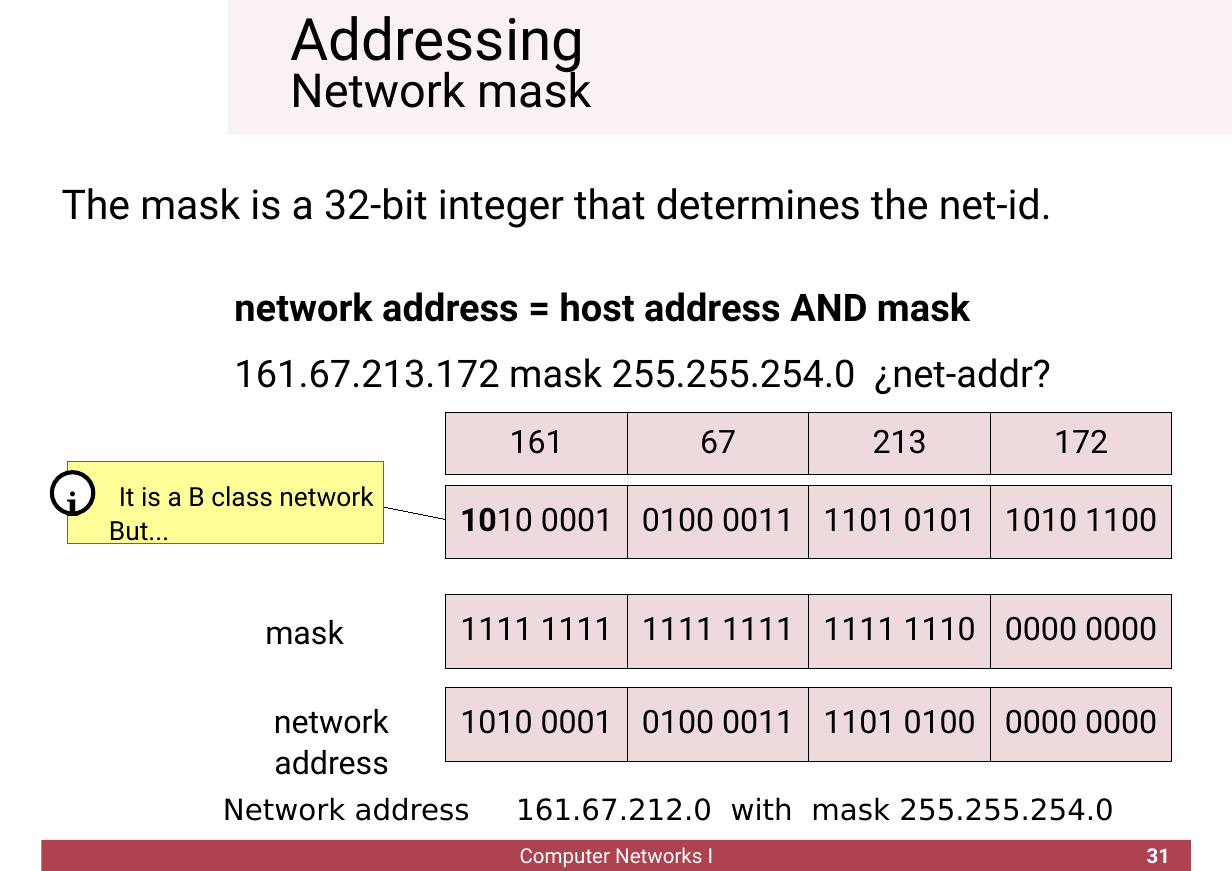
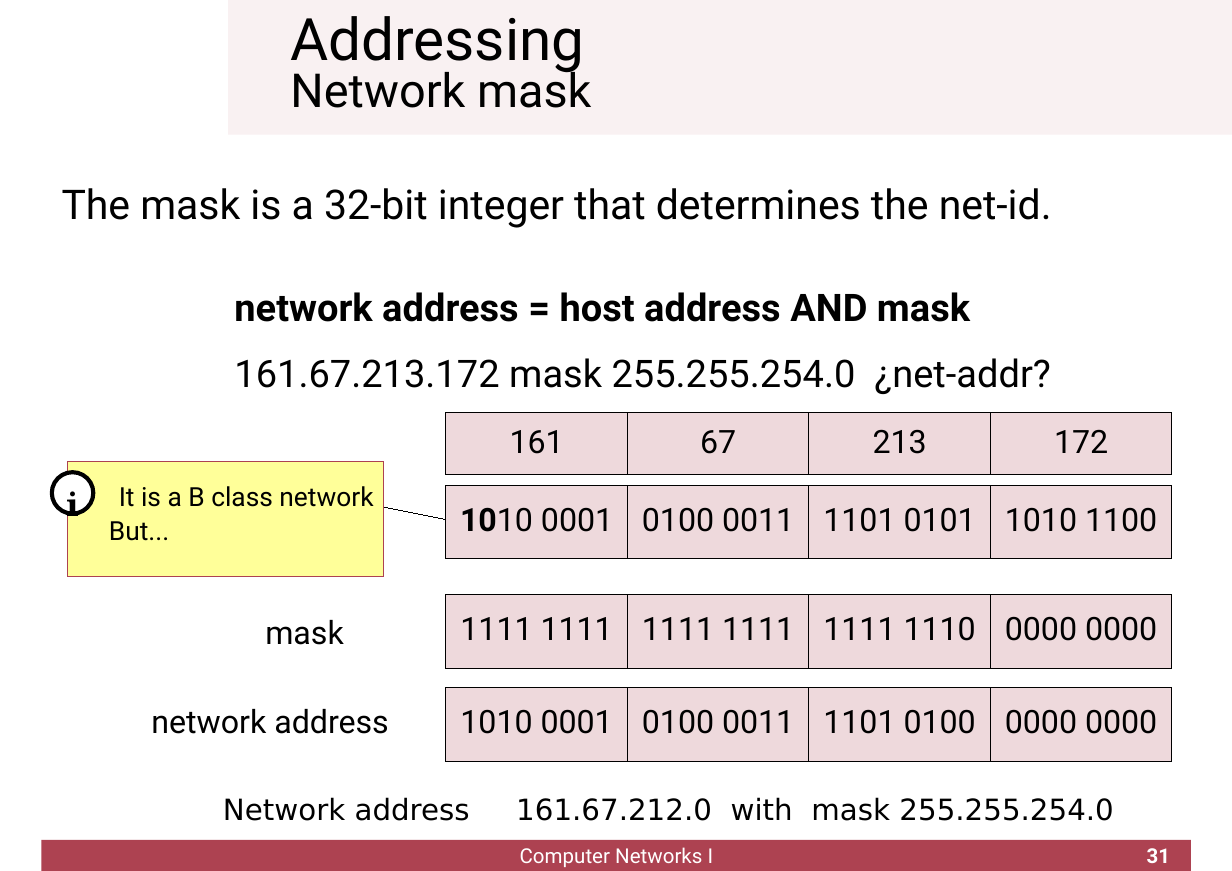
Before and after one commit to cletomartin/redes1, a slide deck: slide 31 of slides/network.odp. Drawn at 1232x871 pixels with LibreOffice and Linux fonts; fonts in the diff are those of the drawing; background and template pictures are left out. Boxes give left, top, right and bottom in pixels: in the first picture for what was removed or moved away, otherwise in the second. Text is boxed around its words. In the diff, an @@ line names an element or a change of style, - is before the commit and + after.

Commit message:
finished network chapter

```diff
--- a/slides/network.odp
+++ b/slides/network.odp
@@ rectangle "It is a B class ...": place and size @@
-rectangle "It is a B class ..." at [67,462,384,544]
+rectangle "It is a B class ..." at [67,462,384,578]
@@ text "network address" rewrapped from [274,709,389,775] to [151,709,389,734] @@
```
Also in this commit, not shown: 20 other slides changed, 1 other file.
